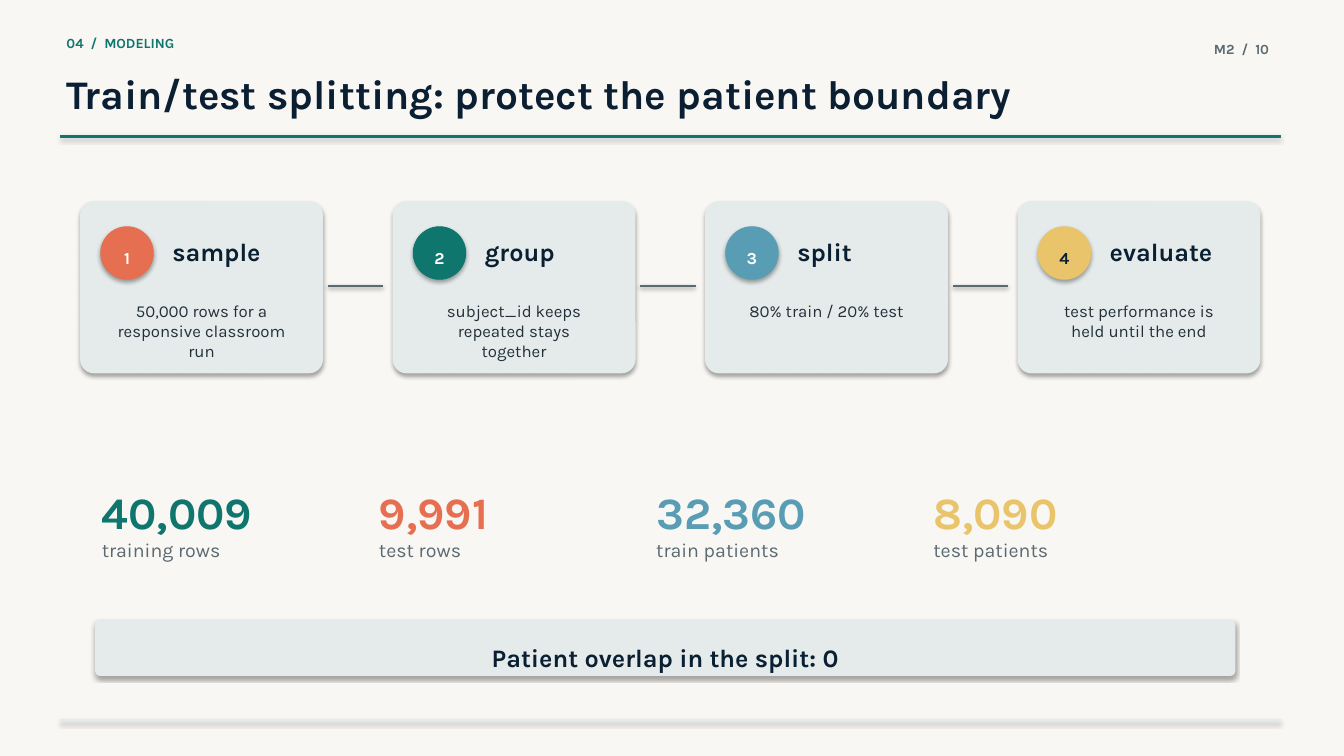
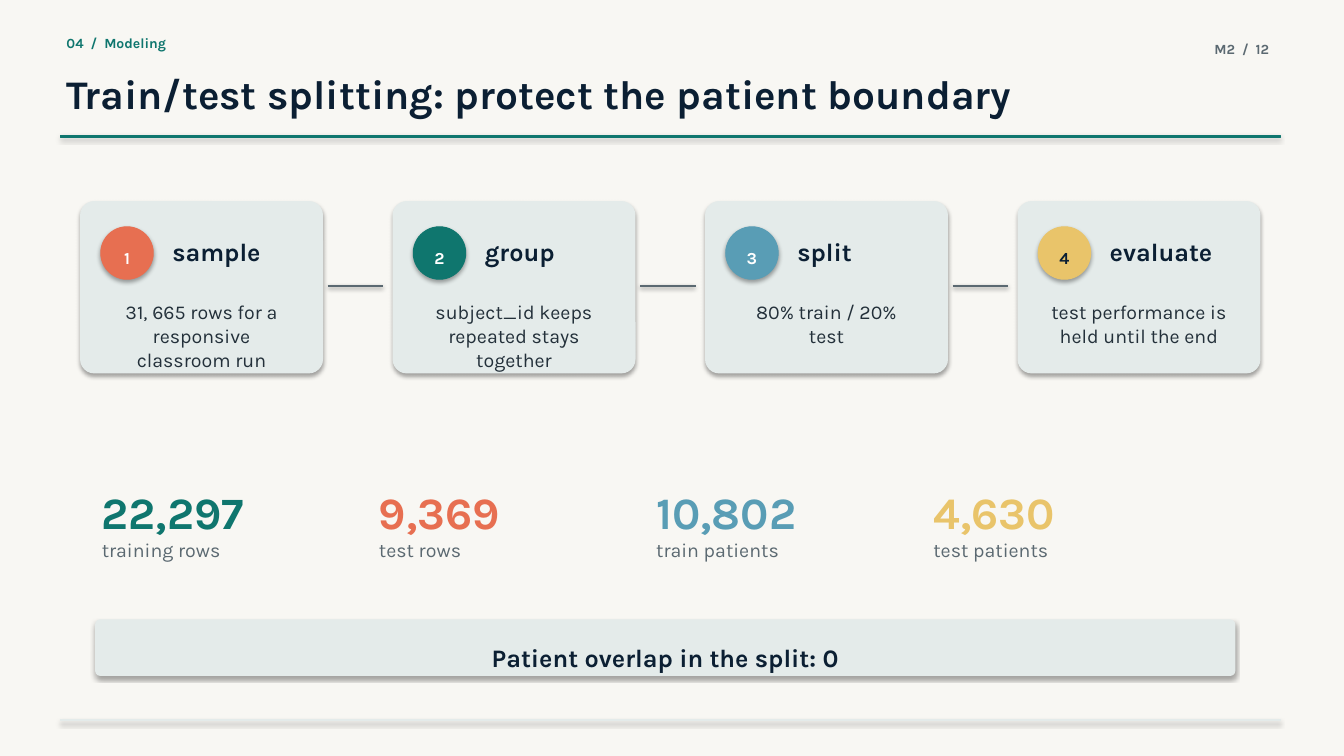
Before and after one commit to waziz786/MedML-toolbox, a slide deck: slide 15 of presentations/pptx/02_M2_ED_Length_of_Stay_Overview.pptx (slide 10 before the commit). Drawn at 1344x756 pixels with LibreOffice and Linux fonts; fonts in the diff are those of the drawing. Boxes give left, top, right and bottom in pixels: in the first picture for what was removed or moved away, otherwise in the second. Text is boxed around its words. In the diff, an @@ line names an element or a change of style, - is before the commit and + after.

```diff
--- a/presentations/pptx/02_M2_ED_Length_of_Stay_Overview.pptx
+++ b/presentations/pptx/02_M2_ED_Length_of_Stay_Overview.pptx
@@ text at box(66, 38, 166, 52): text changed @@
-04 / MODELING
+04 / Modeling
@@ text at box(1214, 45, 1269, 54): text changed @@
-M2 / 10
+M2 / 12
@@ size 12 to 14 pt in 3 elements at box(756, 305, 896, 343), box(1051, 305, 1226, 343), box(435, 305, 592, 372) @@
@@ text at box(125, 305, 278, 367): text changed; size 12 to 14 pt @@
-50,000 rows for a responsive classroom run
+31, 665 rows for a responsive classroom run
@@ text at box(102, 499, 244, 535): text changed @@
-40,009
+22,297
@@ text at box(379, 499, 500, 535): text changed @@
-9,991
+9,369
@@ text at box(656, 499, 796, 535): text changed @@
-32,360
+10,802
@@ text at box(933, 499, 1054, 535): text changed @@
-8,090
+4,630
```
Also in this commit, not shown: 14 other slides changed, 10 slides added, 23 other files.
